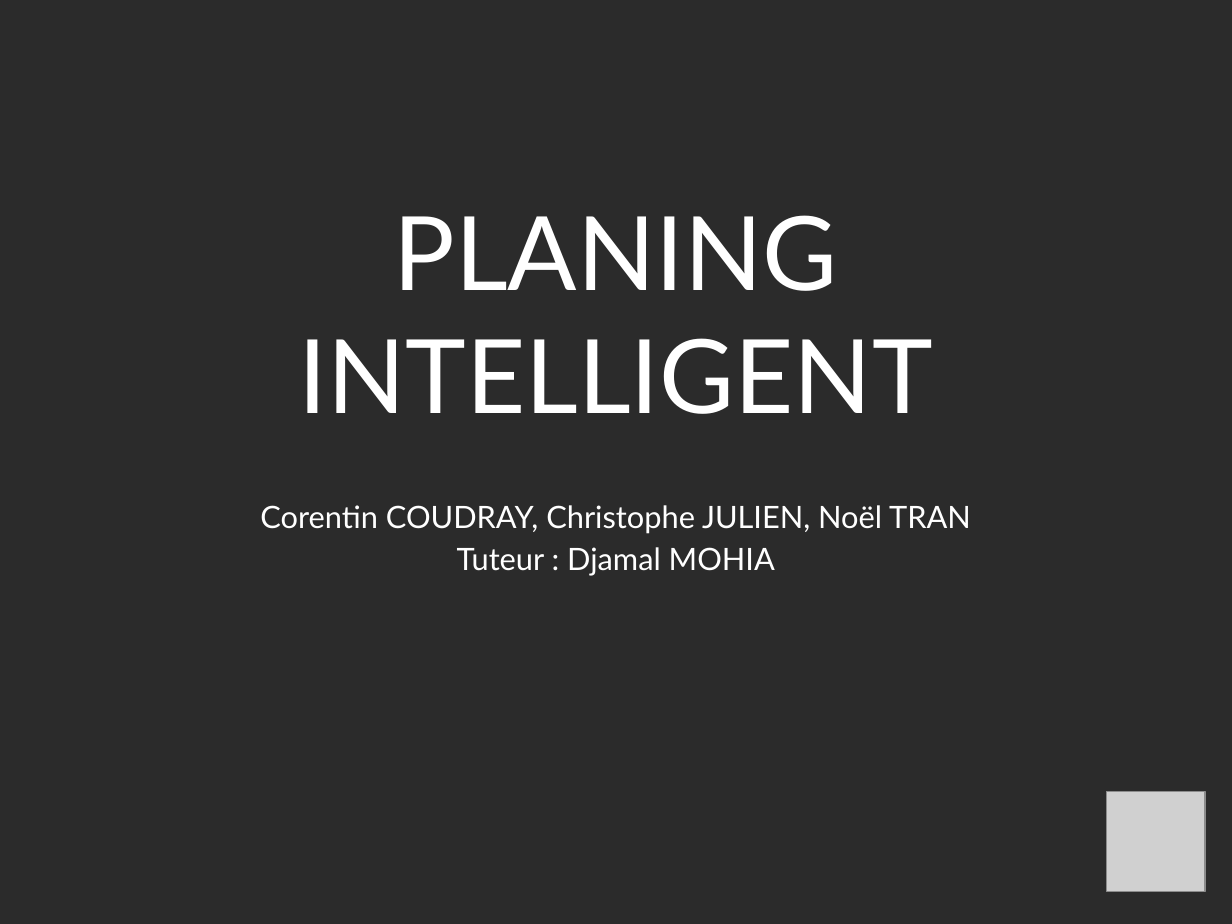
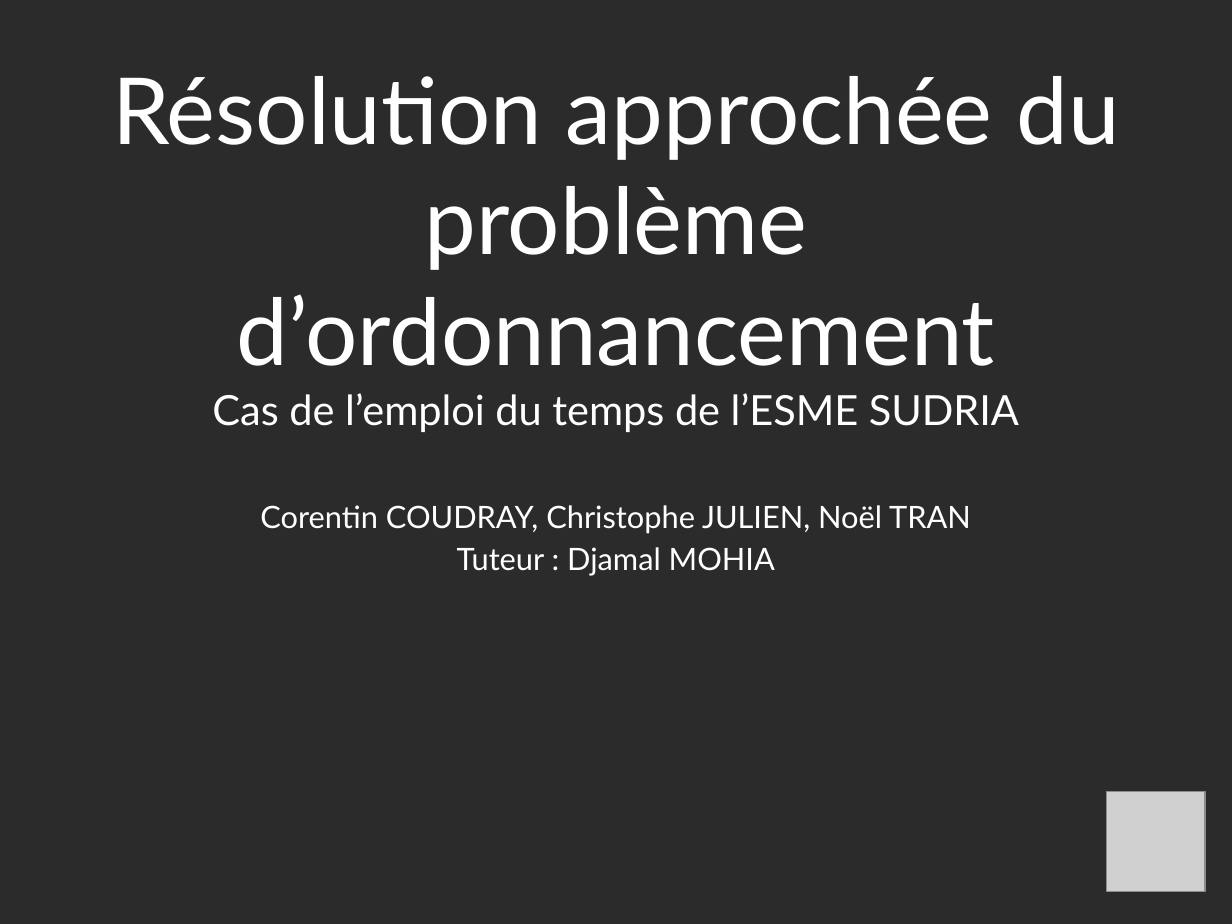
Before and after one commit to Projet-M2CT-ESME-SUDRIA/Planning-Intelligent, a slide deck: slide 1 of Soutenance_miProjet.pptx. Drawn at 1232x924 pixels with LibreOffice and Linux fonts; fonts in the diff are those of the drawing; grey boxes stand for pictures; background and template pictures are left out; a plain dark background stands for a picture behind light text. Boxes give left, top, right and bottom in pixels: in the first picture for what was removed or moved away, otherwise in the second. Text is boxed around its words. In the diff, an @@ line names an element or a change of style, - is before the commit and + after.

```diff
--- a/Soutenance_miProjet.pptx
+++ b/Soutenance_miProjet.pptx
@@ title at bbox=[112, 76, 1119, 432]: text changed; size 60 to 54 pt @@
-PLANING INTELLIGENT
+Résolution approchée du problème d’ordonnancement
+Cas de l’emploi du temps de l’ESME SUDRIA
```
Also in this commit, not shown: 1 other slide changed.
